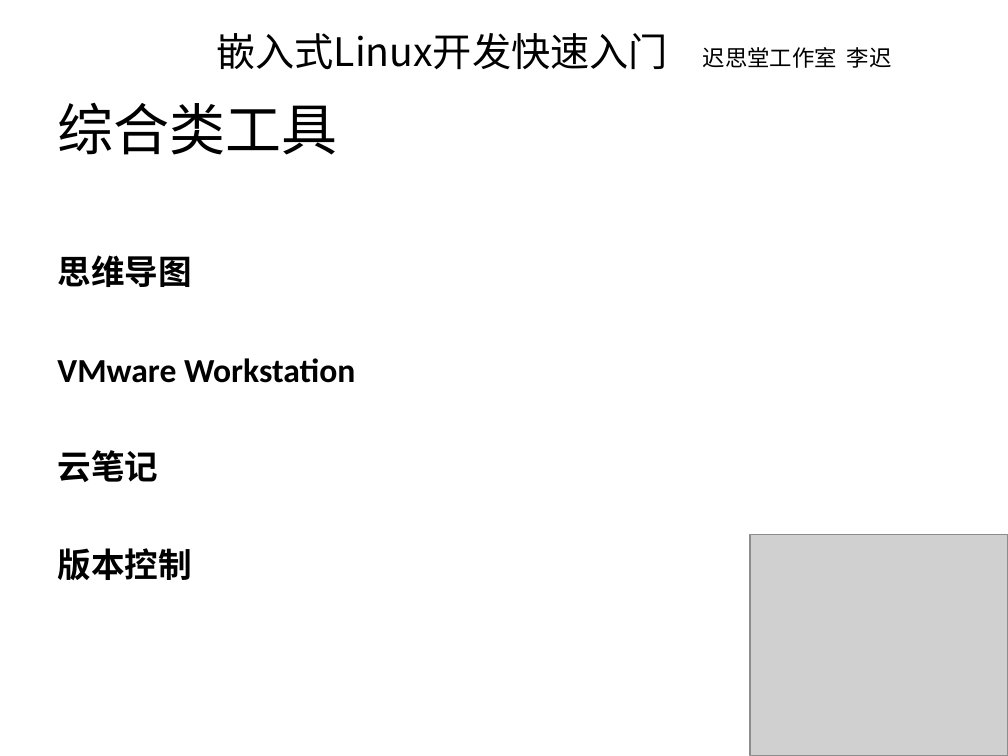
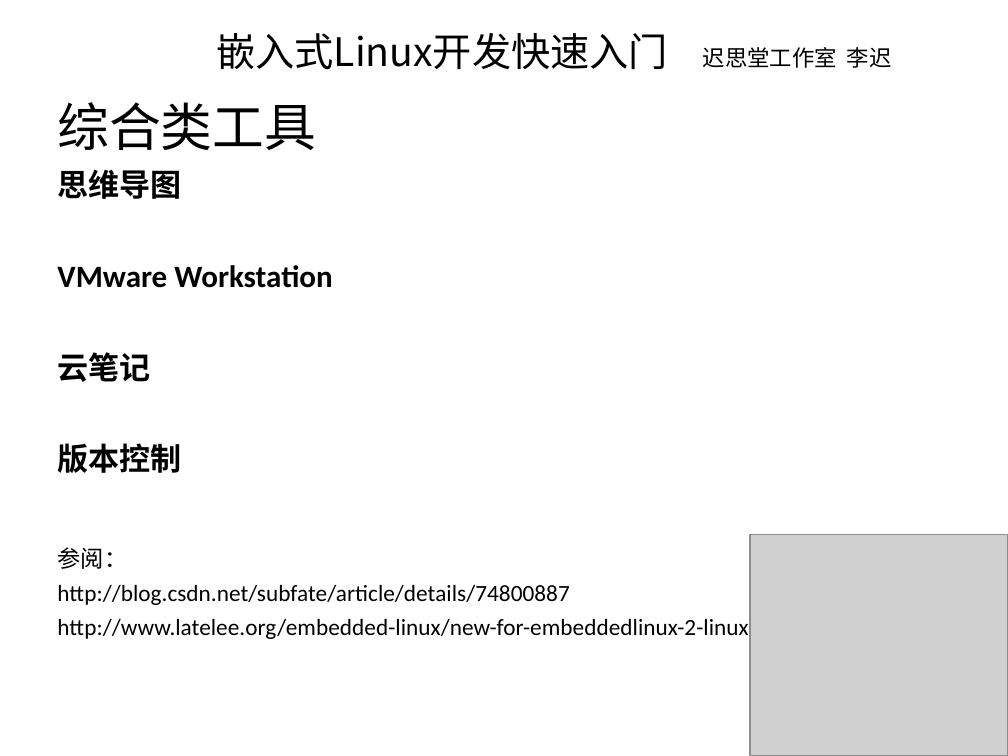
Before and after one commit to latelee/learning-embedded-linux, a slide deck: slide 1 of 2.嵌入式Linux开发快速入门_工具掌握(windows篇).ppt. Drawn at 1008x756 pixels with LibreOffice and Linux fonts; fonts in the diff are those of the drawing; grey boxes stand for pictures. Boxes give left, top, right and bottom in pixels: in the first picture for what was removed or moved away, otherwise in the second. Text is boxed around its words. In the diff, an @@ line names an element or a change of style, - is before the commit and + after.

```diff
--- a/2.嵌入式Linux开发快速入门_工具掌握(windows篇).ppt
+++ b/2.嵌入式Linux开发快速入门_工具掌握(windows篇).ppt
@@ text at [57,102,332,473]: size 40 to 37 pt in "综合类工具"; size 24 to 22.2 pt in "思维导图", "VMware Workstation", "云笔记", "版本控制" @@
@@ text at [57,547,845,642]: paragraphs added @@
+参阅：
+http://blog.csdn.net/subfate/article/details/74800887
+http://www.latelee.org/embedded-linux/new-for-embeddedlinux-2-linuxtools.html
```
Also in this commit, not shown: 1 other file.
